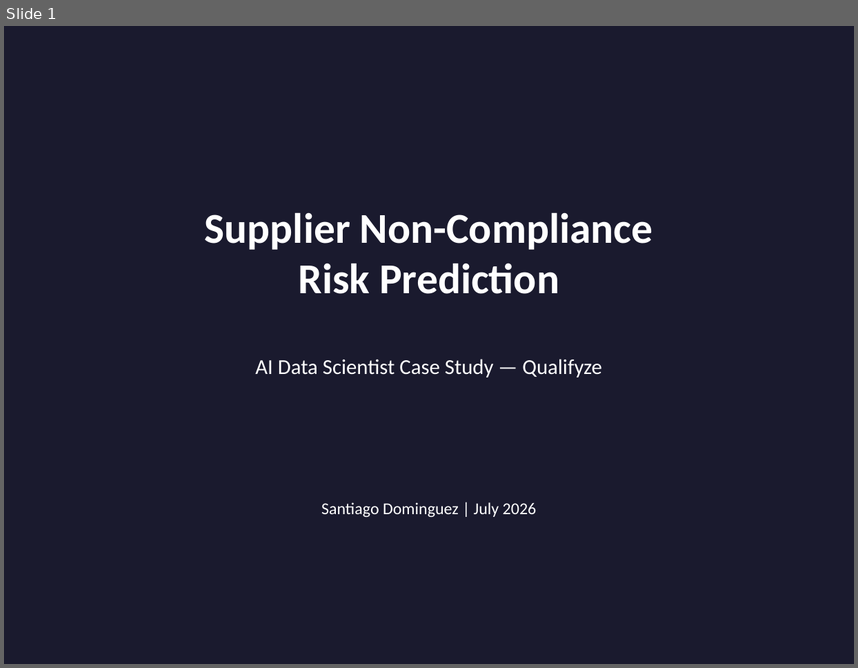
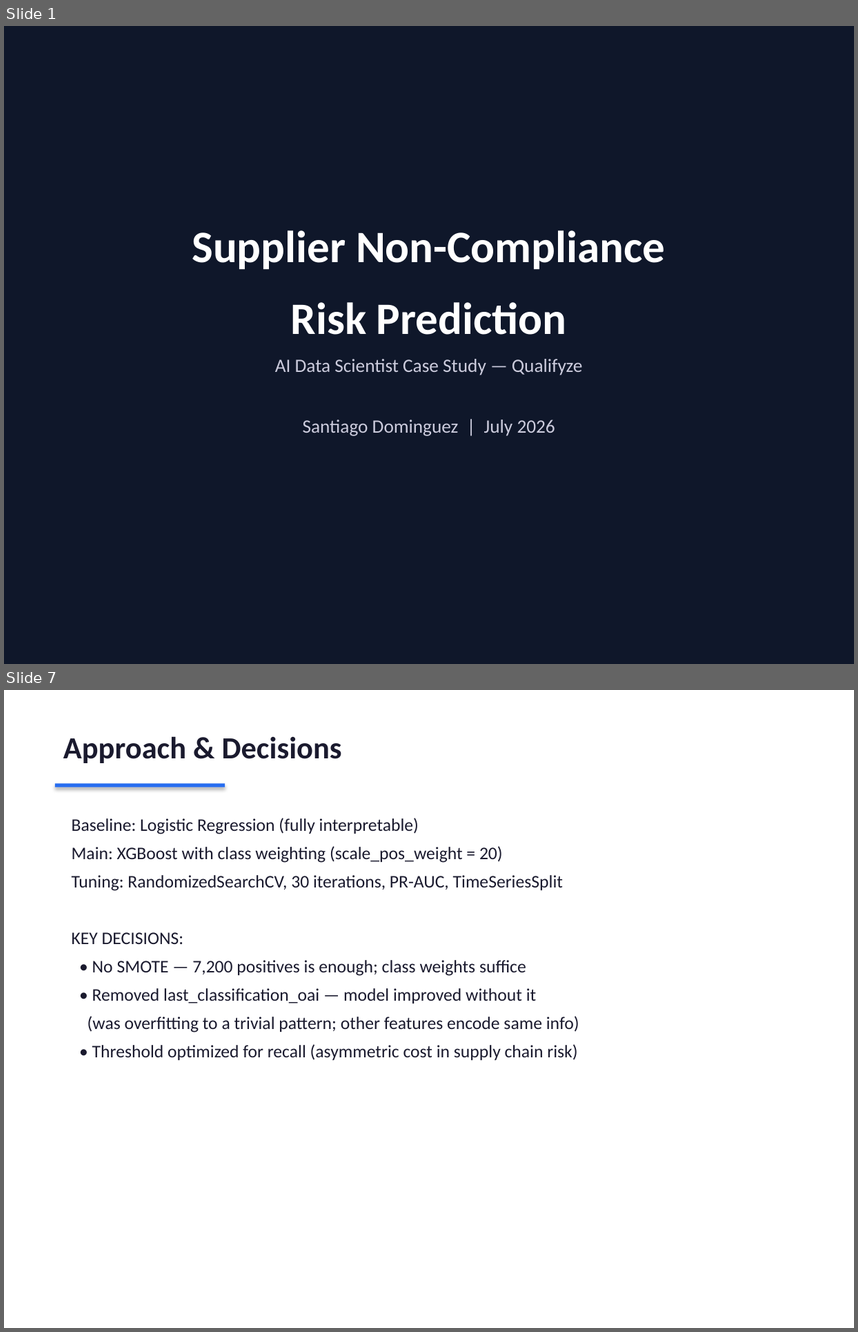
Before and after one commit to santiago-dc/qualifyze-case-study, a slide deck: reports/presentation.pptx. Shown one above the other, each under a label of ours: slide 1 before the commit, slides 1 and 7 after it; the slides between them are not shown. The pictures are 858x668 and 858x1332 pixels, drawn with LibreOffice and Linux fonts; fonts in the diff are those of the drawing. Boxes give left, top, right and bottom in pixels: in the first picture for what was removed or moved away, otherwise in the second. Text is boxed around its words. In the diff, an @@ line names an element or a change of style, - is before the commit and + after.

Commit message:
Update docs and improve presentation design (#3)

```diff
--- a/reports/presentation.pptx
+++ b/reports/presentation.pptx
@@ slide 7 added at [4,690,854,1328], background #FFFFFF @@
@@ text added at [63,736,342,763], 26 pt, text #1A1A2E, bold @@
+Approach & Decisions
@@ rectangle added at [55,784,225,787], fill #266DF0 @@
@@ text added at [72,818,579,1060], 15 pt, text #1A1A2E @@
+Baseline: Logistic Regression (fully interpretable)
+Main: XGBoost with class weighting (scale_pos_weight = 20)
+Tuning: RandomizedSearchCV, 30 iterations, PR-AUC, TimeSeriesSplit
+KEY DECISIONS:
+• No SMOTE — 7,200 positives is enough; class weights suffice
+• Removed last_classification_oai — model improved without it
+(was overfitting to a trivial pattern; other features encode same info)
+• Threshold optimized for recall (asymmetric cost in supply chain risk)
@@ slide 1 changed as well @@
@@ background #1A1A2E to #0F172A @@
@@ text at [192,230,665,334]: text changed; size 36 to 38 pt @@
-Supplier Non-Compliance
-Risk Prediction
+Supplier Non-Compliance
+Risk Prediction
@@ text at [275,359,583,375]: size 18 to 16 pt, text colour #FFFFFF to #CCCCDD in "AI Data Scientist Case Study — Qualifyze"; more space between paragraphs @@
@@ text at [303,419,555,436]: paragraph added @@
+Santiago Dominguez | July 2026
@@ text removed at [321,502,537,517] @@
-Santiago Dominguez | July 2026
```
Also in this commit, not shown: 4 other slides changed, 12 other slides added, 10 slides removed, 3 other files.
